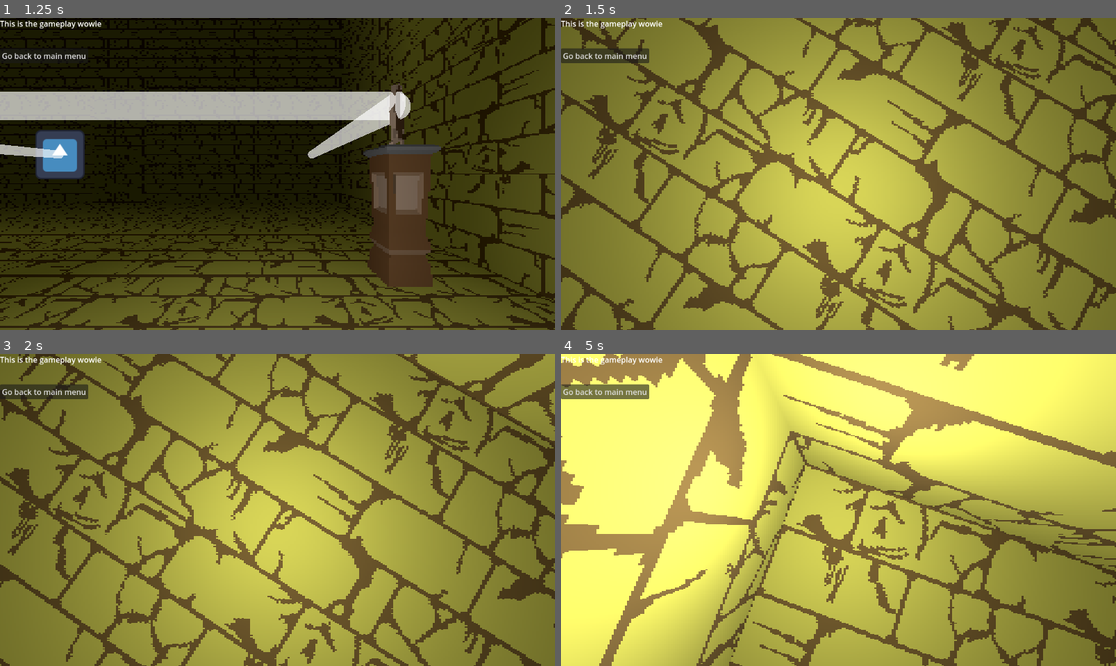
Above: before the commit, frames 1-4 (two rows, left to right).
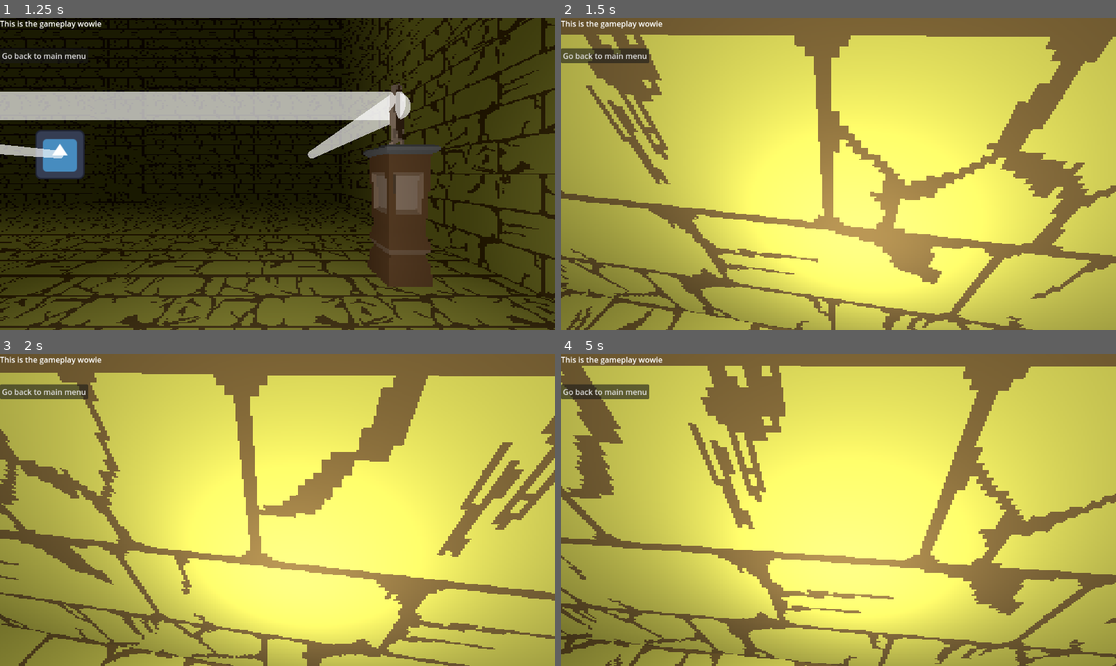
Above: after the commit, the same moments.

Repository: AnsonRutherford/LD57
Game: Godot game, scene res://Scenes/start.tscn
Same seed, same stepped clock (60 frames per second), same inputs: the game is played once before the commit and once after it. The engine's default icon, where the game draws it, is replaced by a stand-in: a white triangle on a blue panel in a dark square.
Inputs (mouse positions are in pixels of both pictures, inside the frame that each line leads up to):
- Up to frame 1 (1.25 s): click "Go To Gameplay" at 0.5 s
- Up to frame 2 (1.5 s): move the mouse to (866, 174) at 1.27 s; hold W (up) from 1.28 s (still down); hold Shift (run) from 1.28 s (still down)
- Up to frame 3 (2 s): keep holding W (up); keep holding Shift (run); tap Space (jump) at 1.52 s
- Up to frame 4 (5 s): keep holding W (up); move the mouse to (810, 510) at 2.02 s; release Shift (run) at 2.03 s; click (810, 510) at 2.1 s; tap Space (jump) at 2.27, 3.77, 4.52 s; tap Shift (run) at 2.3, 3.6 s; move the mouse to (849, 503) at 2.77 s; hold Shift (run) 2.78-3.53 s; right-click (849, 503) at 2.85 s; move the mouse to (832, 516) at 3.52 s; move the mouse to (877, 513) at 4.27 s; hold Shift (run) from 4.28 s (still down)

Frame 1 is identical in both runs. In frame 2, 91% of the frame differs, in the area x 0-100%, y 0-100%; in frame 3, 92%; in frame 4, 88%.

Commit message:
speed higher, camera down

Diff:
--- a/Scenes/hot_cold_puzzle.tscn
+++ b/Scenes/hot_cold_puzzle.tscn
@@ -54,7 +54,7 @@
 puzzle = 1
 
 [node name="Item Pillar" parent="." instance=ExtResource("4_n7p4q")]
-transform = Transform3D(1, 0, 0, 0, 1, 0, 0, 0, 1, -10.3294, 1.5, 5.4877)
+transform = Transform3D(1, 0, 0, 0, 1, 0, 0, 0, 1, -10.3294, 1.5, -1.5123)
 held_item = 3
 
 [node name="Item Pillar2" parent="." instance=ExtResource("4_n7p4q")]
--- a/Scripts/globals.gd
+++ b/Scripts/globals.gd
@@ -12,7 +12,7 @@
 
 var player: Player
 
-var mouse_sens: float = .01
+var mouse_sens: float = .0025
 enum PUZZLE {LIGHT, HOT_COLD, MOON_LIGHT, RAMP_LIGHT}
 signal PUZZLE_SOLVED(puzzle: PUZZLE)
 signal BOULDER_TRAP
--- a/player.gd
+++ b/player.gd
@@ -2,7 +2,7 @@
 
 enum HELD_ITEM {MIRROR, NONE, BOULDER_LOOT, HOT_COLD, BLUE_GEM, RED_GEM, GREEN_GEM, DART}
 
-const SPEED = 5.0
+const SPEED = 7.5
 const JUMP_VELOCITY = 4.5
 
 var held_item: HELD_ITEM = HELD_ITEM.NONE
@@ -52,7 +52,7 @@
 	# As good practice, you should replace UI actions with custom gameplay actions.
 	var input_dir := Input.get_vector("left", "right", "up", "down")
 	var direction := (transform.basis * Vector3(input_dir.x, 0, input_dir.y)).normalized()
-	var speed: float = SPEED * 3 if Input.is_action_pressed("run") else SPEED
+	var speed: float = SPEED * 2 if Input.is_action_pressed("run") else SPEED
 	if direction:
 		velocity.x = direction.x * speed
 		velocity.z = direction.z * speed
